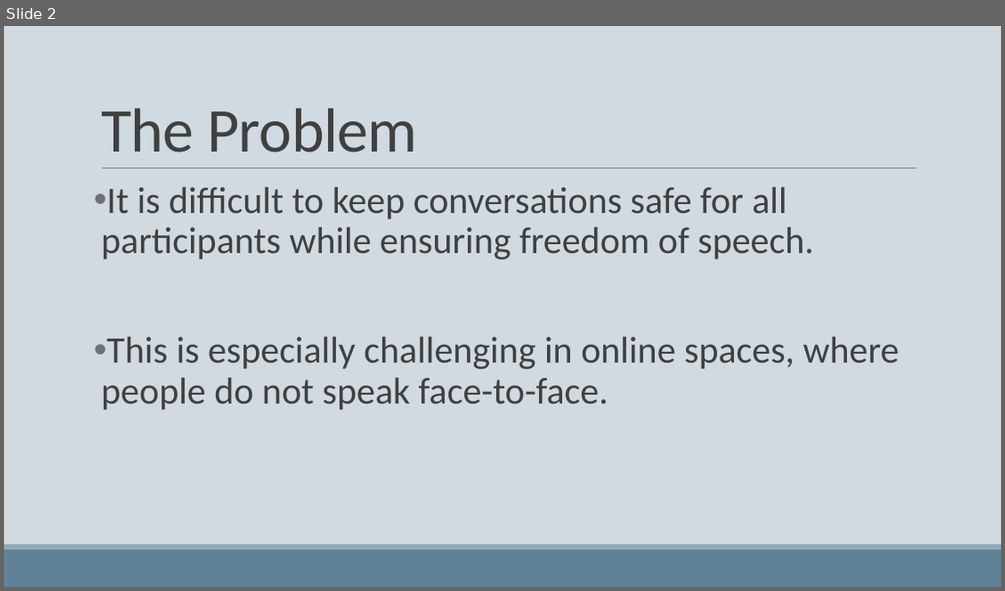
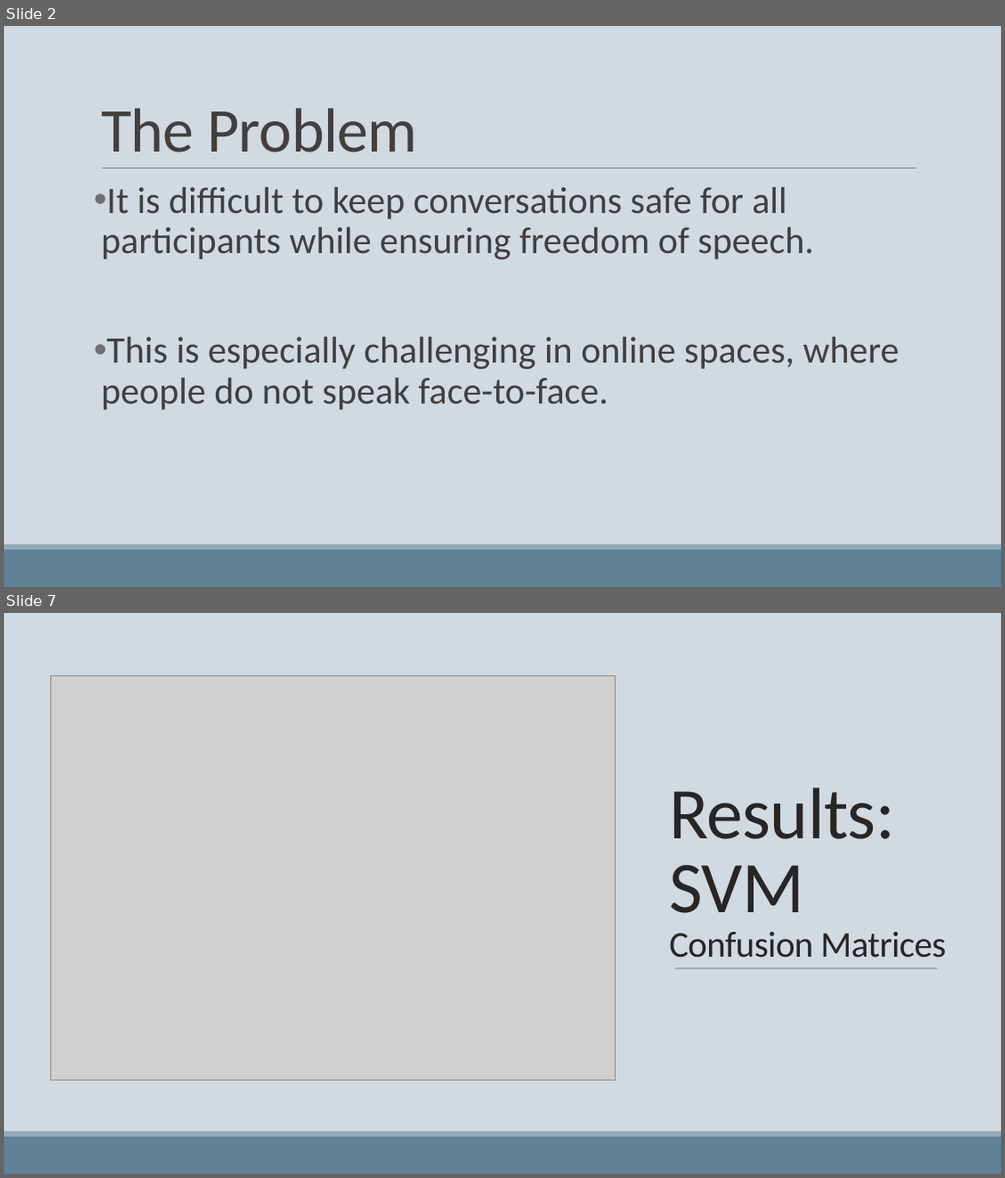
Before and after one commit to michizhou/toxic-comments-kaggle, a slide deck: hackathon_presentation.pptx. Shown one above the other, each under a label of ours: slide 2 before the commit, slides 2 and 7 after it; the slides between them are not shown. The pictures are 1005x591 and 1005x1178 pixels, drawn with LibreOffice and Linux fonts; fonts in the diff are those of the drawing; grey boxes stand for pictures. Boxes give left, top, right and bottom in pixels: in the first picture for what was removed or moved away, otherwise in the second. Text is boxed around its words. In the diff, an @@ line names an element or a change of style, - is before the commit and + after.

```diff
--- a/hackathon_presentation.pptx
+++ b/hackathon_presentation.pptx
@@ slide 7 added at (4,613,1001,1174), background #D1D9E1 @@
@@ rectangle added at (4,613,1001,1131), fill #D1D9E1 @@
@@ picture added at (50,676,615,1079) @@
@@ title added at (669,787,946,957), 35 pt, text #262626 @@
+Results:
+SVM
+Confusion Matrices
@@ line added from (676, 968) to (938, 968), #46464A 0.5 pt @@
@@ rectangle added at (4,1136,1001,1174), fill #618197 @@
@@ rectangle added at (4,1131,1001,1136), fill #92A9B9 @@
```
Also in this commit, not shown: 1 slide changed, 4 other slides added, 2 slides removed, 1 other file.
